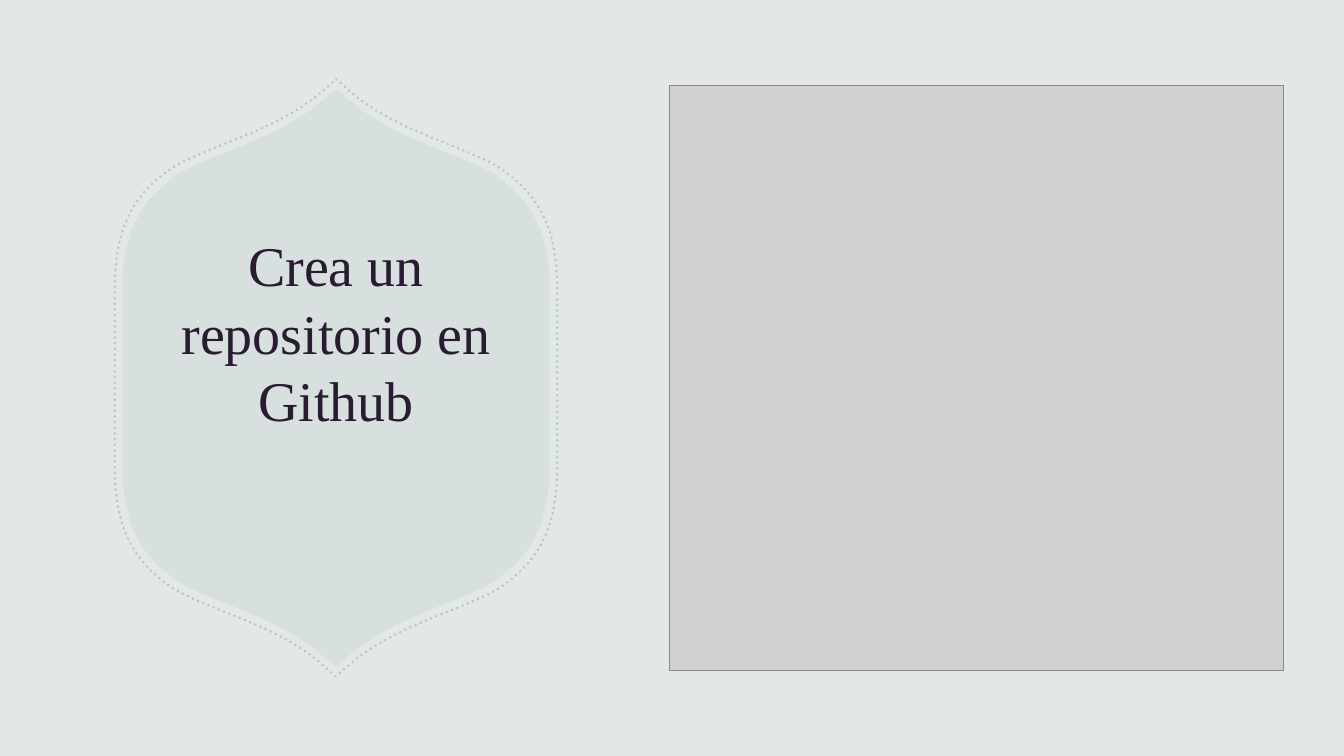
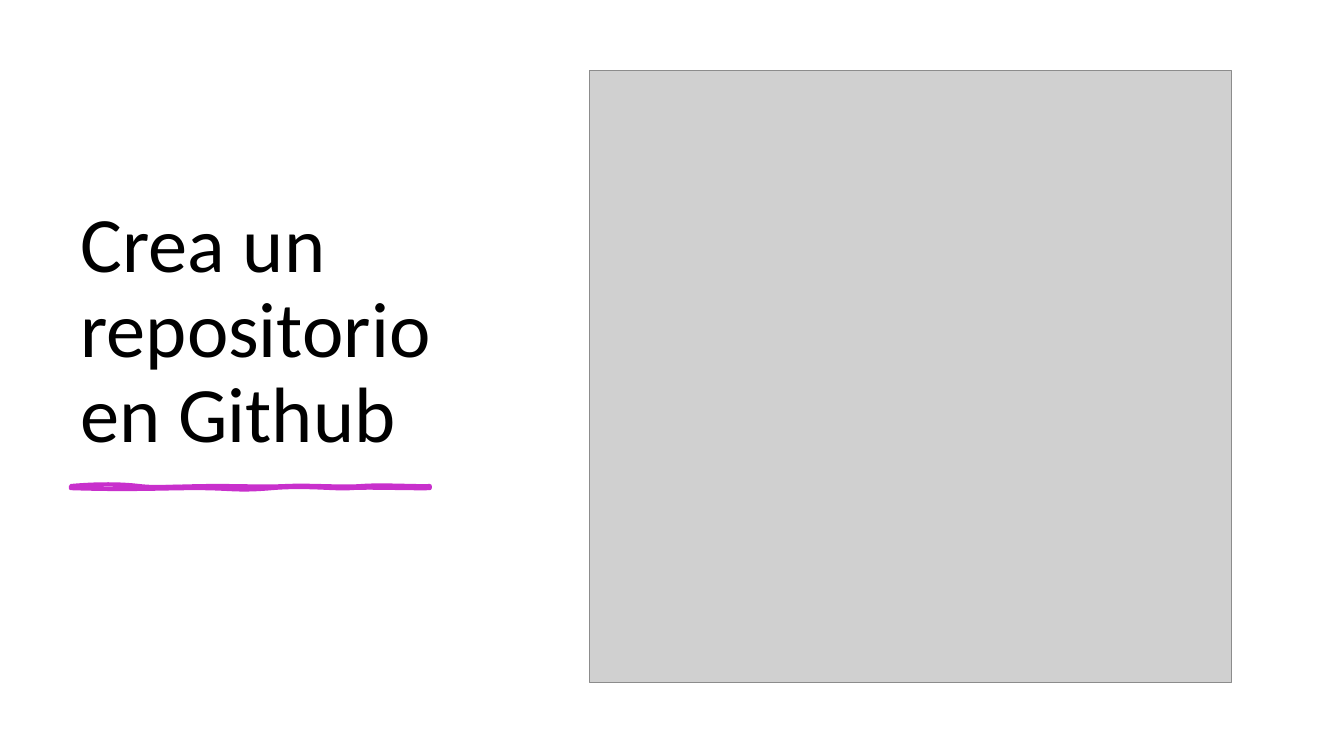
Before and after one commit to mfloresdev/Tutorial-Git, a slide deck: slide 23 of Git & GitHub.pptx. Drawn at 1344x756 pixels with LibreOffice and Linux fonts; fonts in the diff are those of the drawing; grey boxes stand for pictures. Boxes give left, top, right and bottom in pixels: in the first picture for what was removed or moved away, otherwise in the second. Text is boxed around its words. In the diff, an @@ line names an element or a change of style, - is before the commit and + after.

```diff
--- a/Git & GitHub.pptx
+++ b/Git & GitHub.pptx
@@ background #E2E8E7 to #FFFFFF @@
@@ rectangle removed at [0,0,1344,756] @@
@@ title "Crea un repositorio en Github": place and size @@
-title "Crea un repositorio en Github" at [181,249,491,422]
+title "Crea un repositorio en Github" at [81,221,431,443]
@@ title "Crea un repositorio en Github" at [81,221,431,443]: size 40 to 56 pt, font Times New Roman to Calibri, text colour #291C32 to #000000; alignment centre to left; line spacing 1 to 0.9 @@
@@ freeform shape removed at [115,80,558,677] @@
@@ freeform shape removed at [122,89,549,667] @@
@@ picture: place and size @@
-picture at [669,86,1284,670]
+picture at [590,71,1232,683]
@@ group removed at [1021,0,1344,555]: 4 freeform shapes @@
@@ group removed at [1021,0,1344,555]: 4 freeform shapes @@
@@ freeform shape added at [71,486,430,488], fill #C830CC, outline #C830CC 3 pt @@
```
Also in this commit, not shown: 20 other slides changed, 19 slides added, 18 slides removed.
